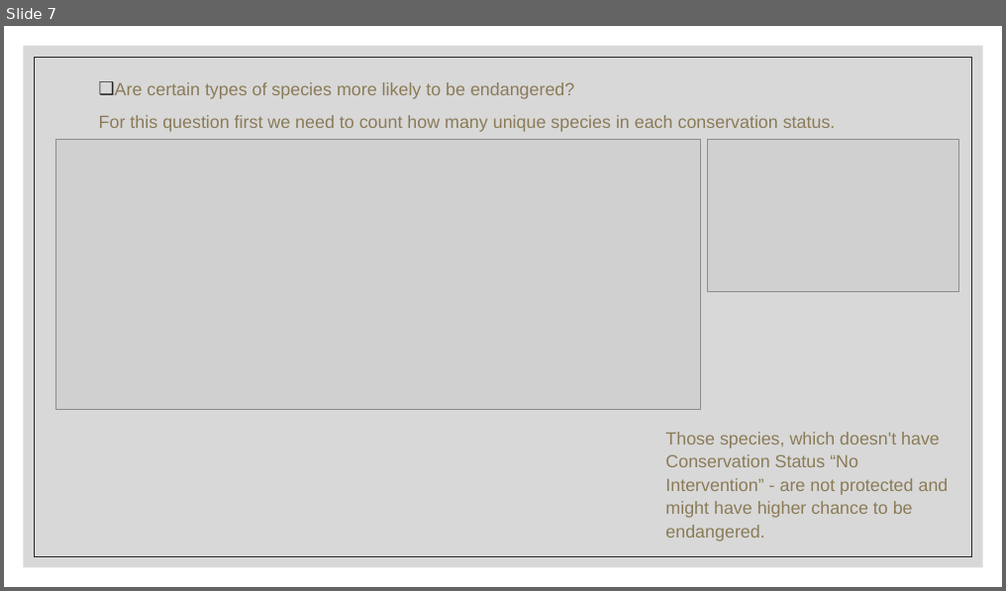
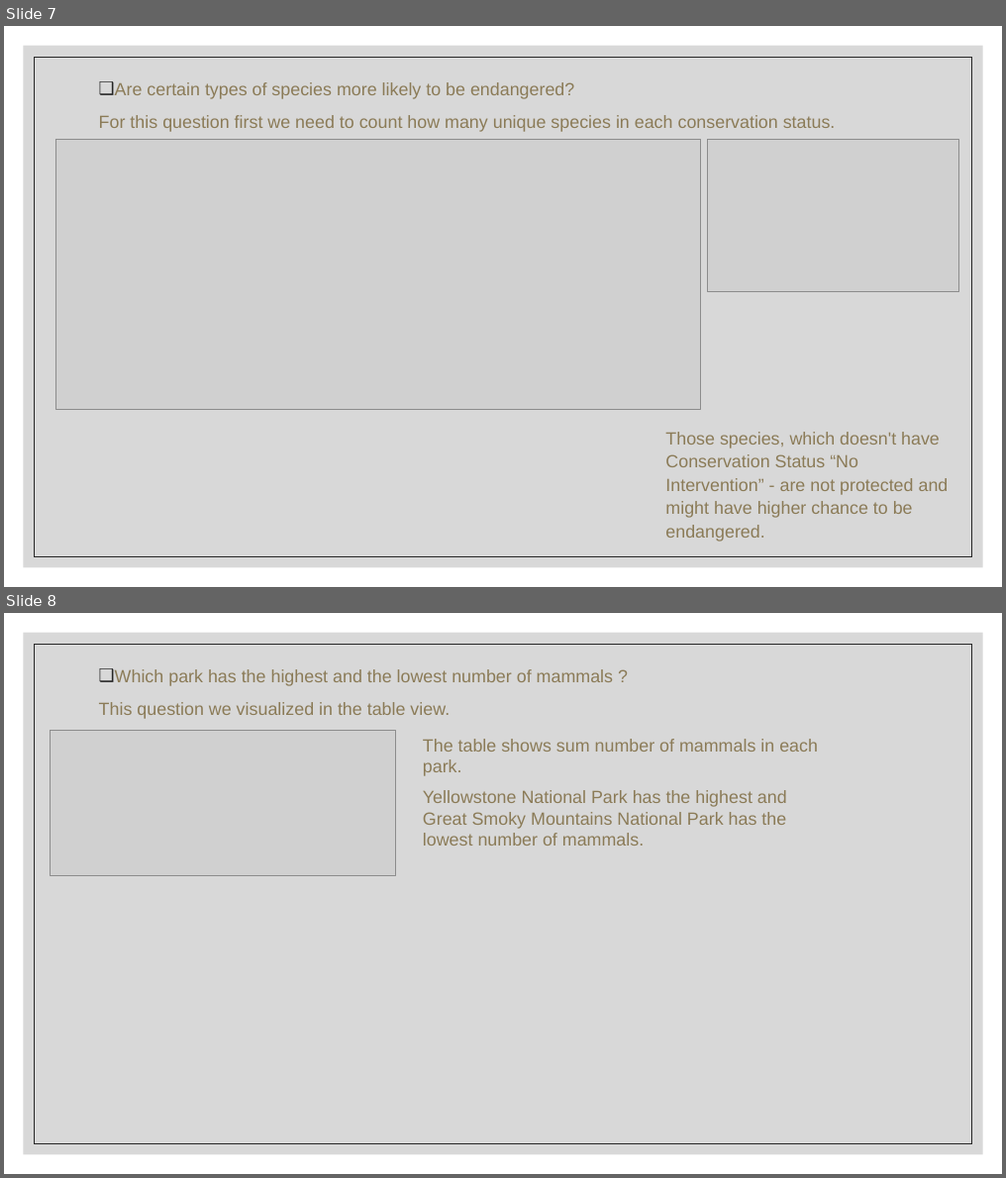
Before and after one commit to Kate-Pol/Biodiversity-in-National-Parks, a slide deck: Project Presentation.pptx. Shown one above the other, each under a label of ours: slide 7 before the commit, slides 7 and 8 after it. The pictures are 1006x591 and 1006x1178 pixels, drawn with LibreOffice and Linux fonts; fonts in the diff are those of the drawing; grey boxes stand for pictures. Boxes give left, top, right and bottom in pixels: in the first picture for what was removed or moved away, otherwise in the second. Text is boxed around its words. In the diff, an @@ line names an element or a change of style, - is before the commit and + after.

```diff
--- a/Project Presentation.pptx
+++ b/Project Presentation.pptx
@@ slide 8 added at bbox=[4, 613, 1002, 1174], background #FFFFFF; not listed: 2 template elements that a slide beside it also shows @@
@@ text added at bbox=[99, 669, 613, 719], 17 pt, text #8B7B57 @@
+❑ Which park has the highest and the lowest number of mammals ?
+This question we visualized in the table view.
@@ picture added at bbox=[50, 731, 395, 875] @@
@@ text added at bbox=[423, 739, 818, 846], 17 pt, text #8B7B57 @@
+The table shows sum number of mammals in each park.
+Yellowstone National Park has the highest and Great Smoky Mountains National Park has the lowest number of mammals.
```
Also in this commit, not shown: 1 slide changed, 3 other slides added, 1 slide removed.
